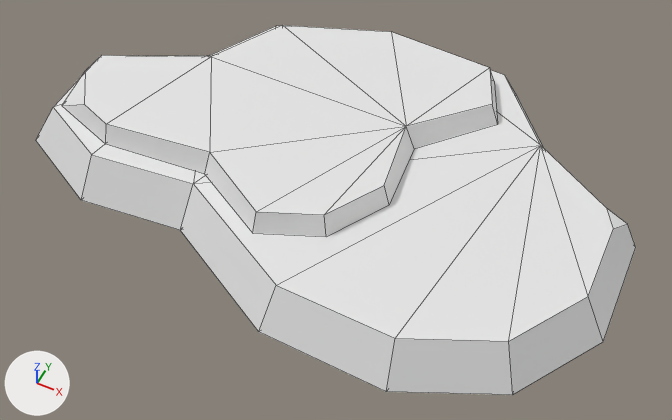
Two versions of the FBX model Content/CityBuilder/Art/3D/Environment/Terrain/SM_TerrainSlab_01.fbx, one commit apart.
Before and after are seen from a camera (50 mm lens) standing at (33.8, -66.3, 76.3) and looking at (1.9, -2.5, -3.4). Lighting does not change. The marker at lower left points along +X, +Y and +Z. Mesh edges are drawn as thin lines.

The first picture shows 'SM_TerrainSlab_01'.
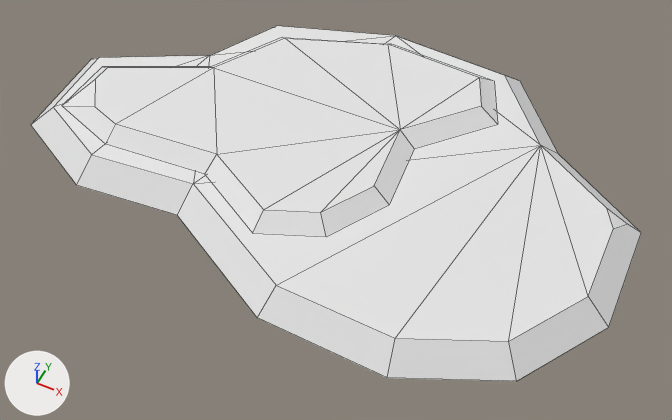
Location of each change, [x1, y1, x2, y2] in pixels of the pictures (672 x 420 px):
'SM_TerrainSlab_01', reshaped
    before: [36, 25, 636, 395]
    after: [31, 26, 641, 381]
part 1 of me_cube_010, cut back
    before: [36, 25, 636, 395]
    after: [31, 37, 641, 381]

The change, as a list of edits to the scene's bpy script:
```text
Change me_cube_010:
    used by ob_sm_terrainslab_01; location = (0.0, 0.0, 0.0)
    remove me_cube_010.from_pydata(...)  # 57 vertices, 63 faces; spans x -36.4..34.2, y -22.1..25.6, z -2.5..5.0
    add me_cube_010.from_pydata(...)  # 57 vertices, 51 faces; spans x -36.4..34.2, y -22.1..25.6, z 0.0..4.0
    me_cube_010 part 1
    4 vertices are removed from x -23.5..22.5, y -13.7..25.6, z -2.5
    20 faces are deleted
    10 vertices in x -36.4..34.2, y -22.1..24.4, z -2.5 move by (0.0, 0.0, 2.5)
    14 vertices move from x -31.1..14.0, y -13.1..20.2, z 5.0 to x -30.0..12.7, y -11.8..19.0, z 4.0
    4 vertices are added at (-23.5, 10.9, 0.0), (22.5, 14.0, 0.0), (-2.6, 25.6, 0.0), (-11.9, -13.7, 0.0)
    8 new faces join them
```
